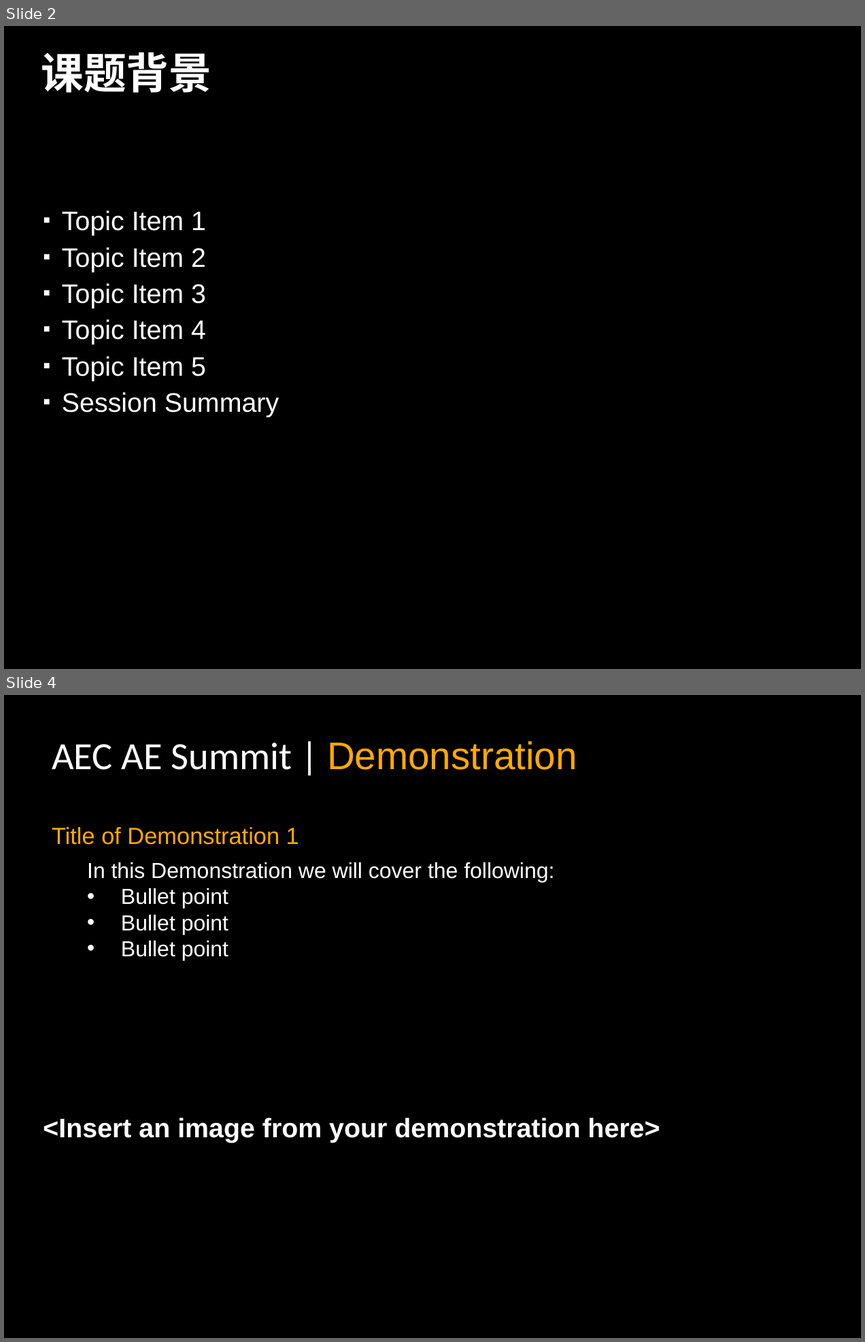
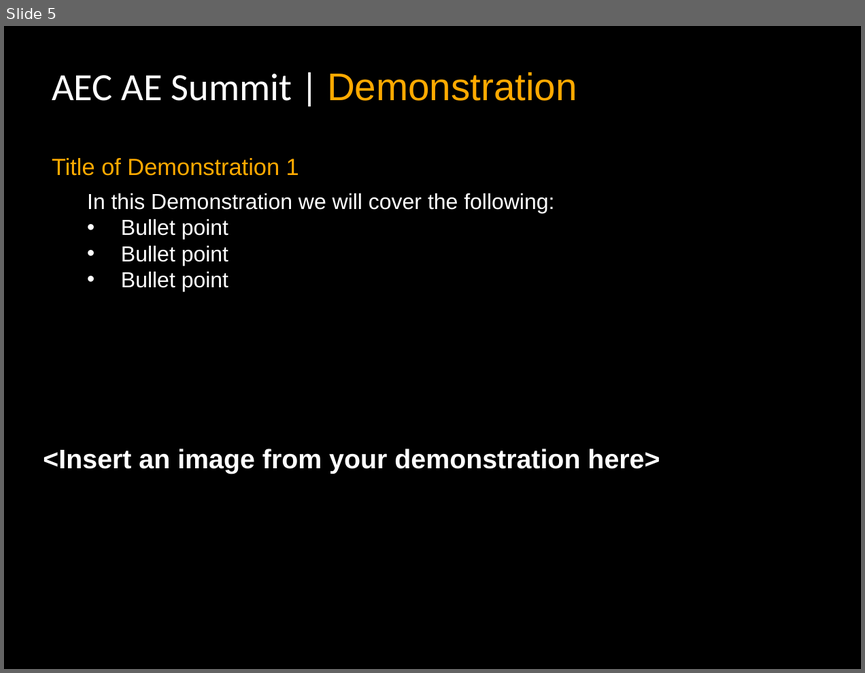
Before and after one commit to mintberry/stackrecaller, a slide deck: docs/finalppt_f.pptx. Shown one above the other, each under a label of ours: slides 2 and 4 before the commit, slide 5 after it; the slides between them are not shown. The pictures are 865x1342 and 865x673 pixels, drawn with LibreOffice and Linux fonts; fonts in the diff are those of the drawing; background and template pictures are left out. Boxes give left, top, right and bottom in pixels: in the first picture for what was removed or moved away, otherwise in the second. Text is boxed around its words. In the diff, an @@ line names an element or a change of style, - is before the commit and + after.

```diff
--- a/docs/finalppt_f.pptx
+++ b/docs/finalppt_f.pptx
@@ slide 2 removed at bbox=[4, 26, 861, 669], background picture (left out) @@
@@ title removed at bbox=[41, 52, 211, 93] @@
-课题背景
@@ text removed at bbox=[62, 210, 279, 417] @@
-▪ Topic Item 1
-▪ Topic Item 2
-▪ Topic Item 3
-▪ Topic Item 4
-▪ Topic Item 5
-▪ Session Summary
@@ what was slide 4 is now slide 5 @@
```
Also in this commit, not shown: 1 slide changed, 3 slides added, 1 other slide removed, 4 other files.
